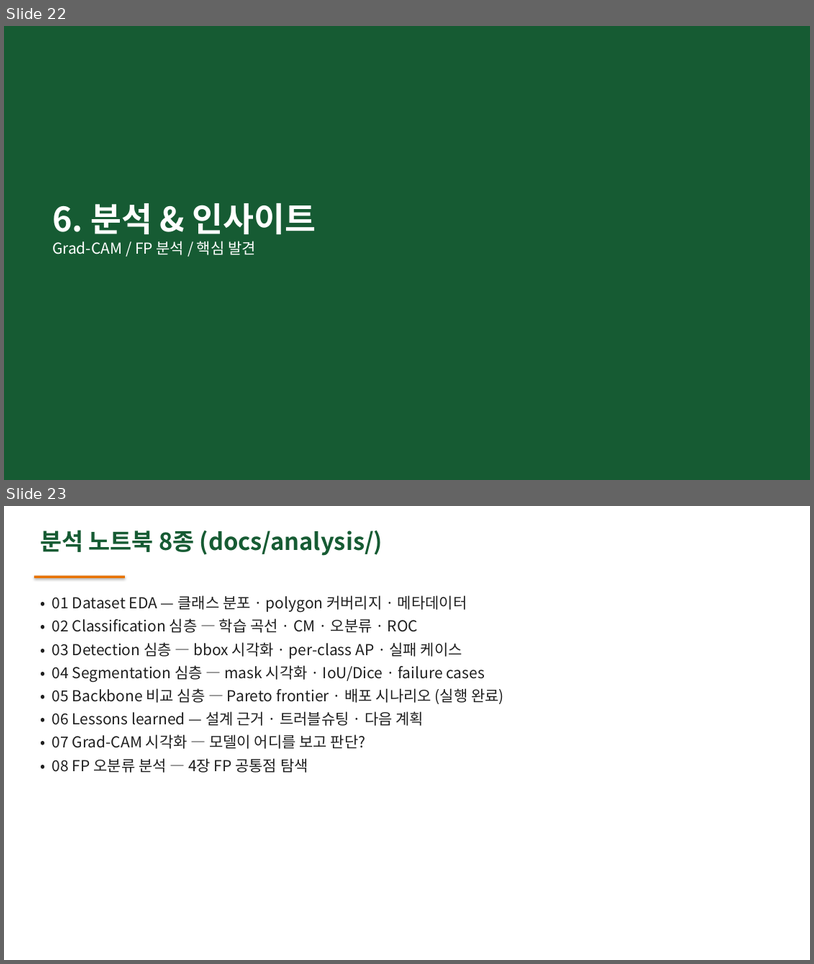
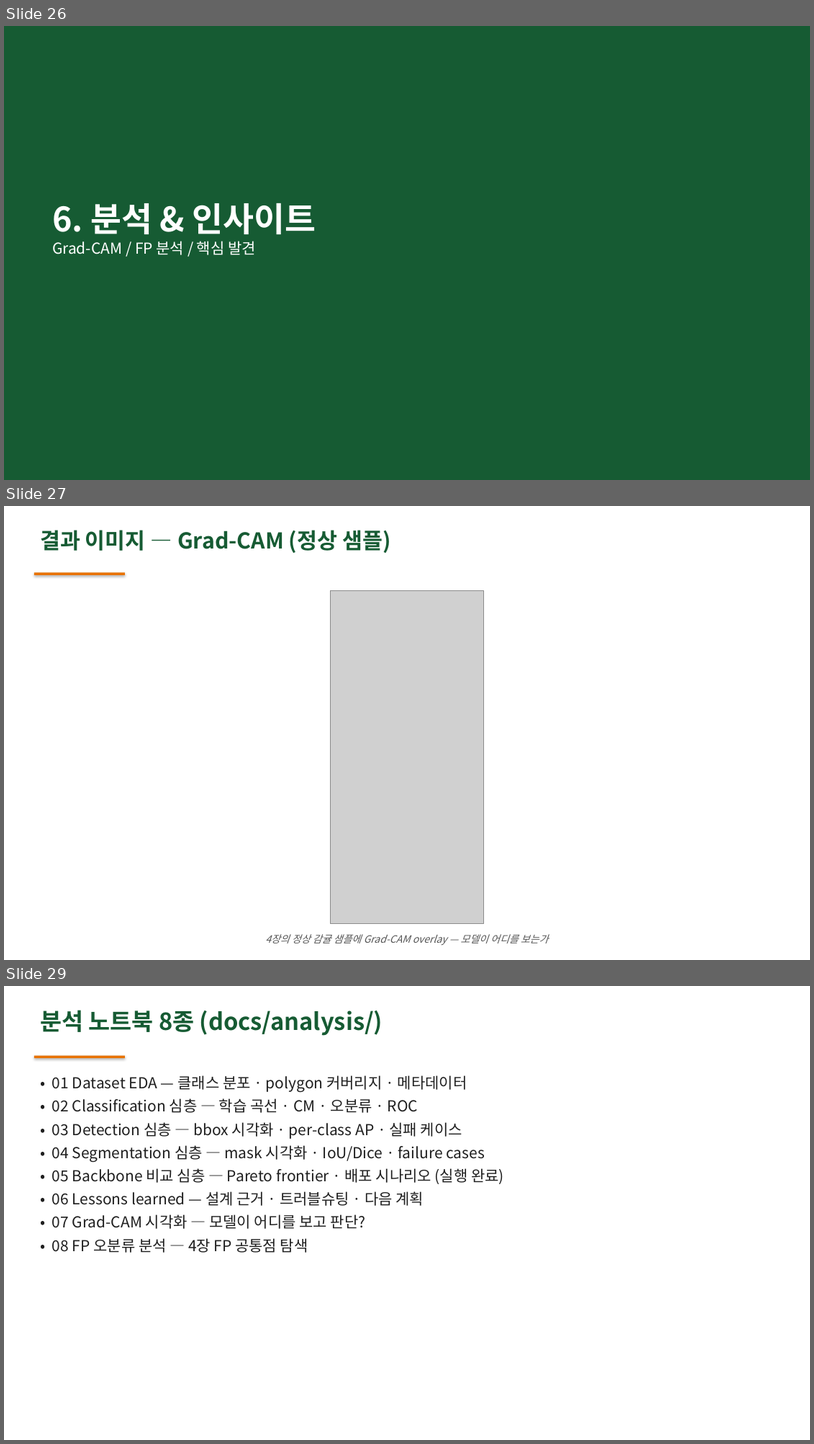
Before and after one commit to YBNML/disease_01, a slide deck: docs/disease_01_presentation.pptx. Shown one above the other, each under a label of ours: slides 22 and 23 before the commit, slides 26, 27 and 29 after it; the slides between them are not shown. The pictures are 814x964 and 814x1444 pixels, drawn with LibreOffice and Linux fonts; fonts in the diff are those of the drawing; grey boxes stand for pictures. Boxes give left, top, right and bottom in pixels: in the first picture for what was removed or moved away, otherwise in the second. Text is boxed around its words. In the diff, an @@ line names an element or a change of style, - is before the commit and + after.

```diff
--- a/docs/disease_01_presentation.pptx
+++ b/docs/disease_01_presentation.pptx
@@ slide 27 added at (4,506,810,960), background #FFFFFF @@
@@ text added at (40,530,391,553), 26 pt, text #165B33, bold @@
+결과 이미지 — Grad-CAM (정상 샘플)
@@ rectangle added at (34,572,125,575), fill #E87200 @@
@@ picture added at (331,591,484,924) @@
@@ text added at (265,934,549,944), 12 pt, text #555555, italic @@
+4장의 정상 감귤 샘플에 Grad-CAM overlay — 모델이 어디를 보는가
@@ what was slide 22 is now slide 26 @@
@@ what was slide 23 is now slide 29 @@
```
Also in this commit, not shown: 5 other slides added, 12 other files.
